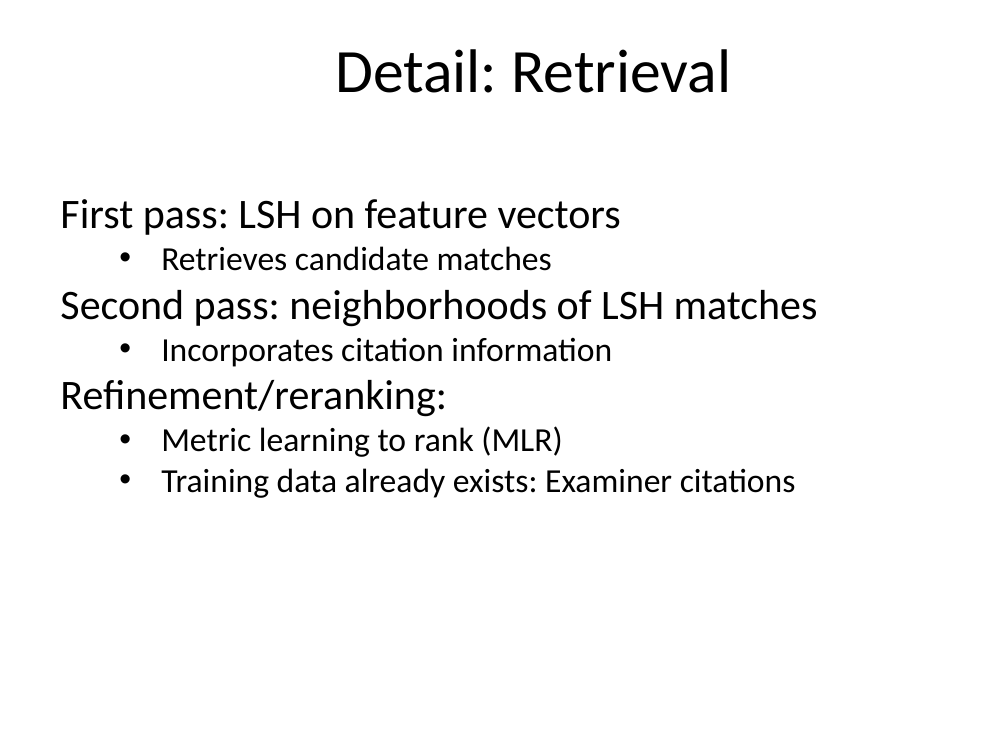
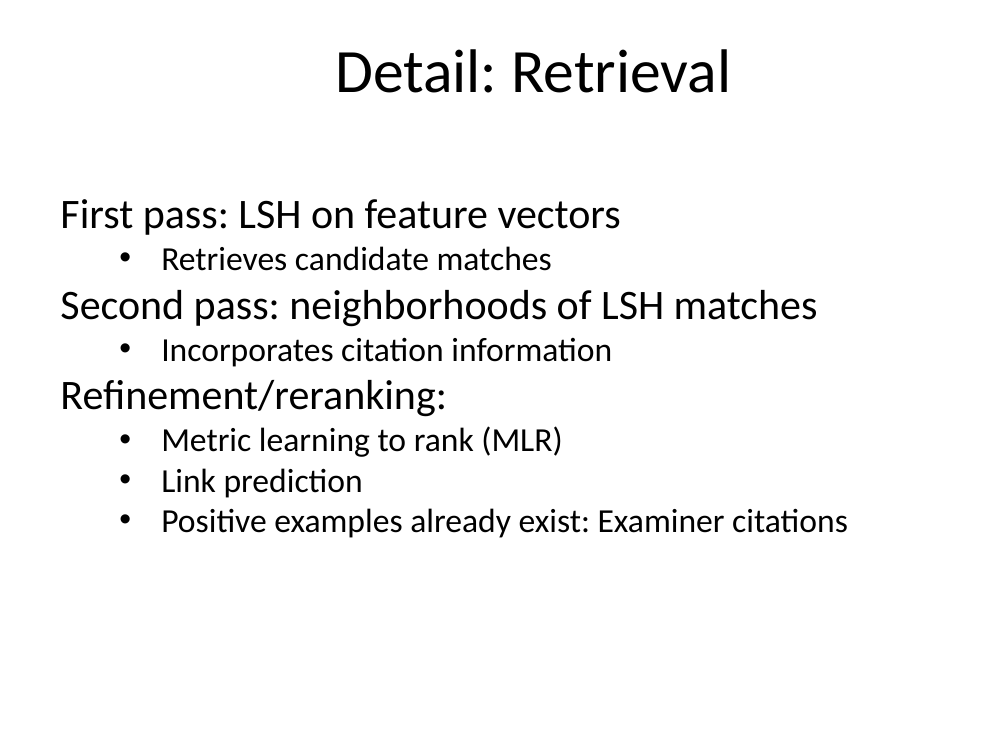
Before and after one commit to alexgittens/XDataUSPTOHackathon, a slide deck: slide 4 of XDATA_Sep2016_klevin_slides.pptx. Drawn at 1008x756 pixels with LibreOffice and Linux fonts; fonts in the diff are those of the drawing; background and template pictures are left out. Boxes give left, top, right and bottom in pixels: in the first picture for what was removed or moved away, otherwise in the second. Text is boxed around its words. In the diff, an @@ line names an element or a change of style, - is before the commit and + after.

```diff
--- a/XDATA_Sep2016_klevin_slides.pptx
+++ b/XDATA_Sep2016_klevin_slides.pptx
@@ text at [161, 468, 848, 538]: text changed @@
-• Training data already exists: Examiner citations
+• Link prediction
+• Positive examples already exist: Examiner citations
```
Also in this commit, not shown: 3 slides added.
